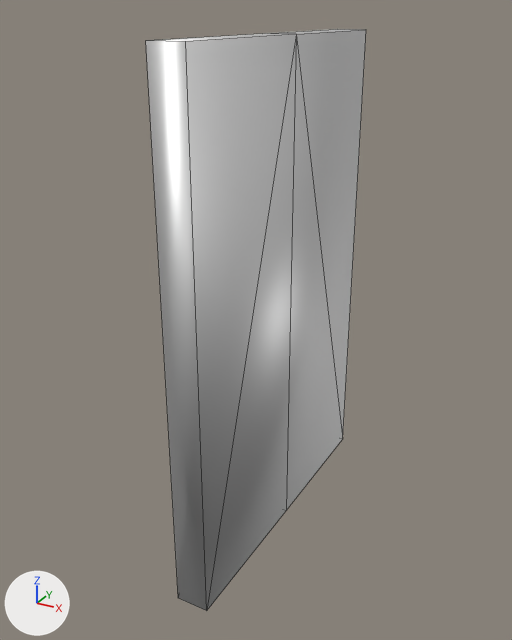
The FBX model Assets/Models/Workspace/Office_Wall.fbx: old version first, new version second.
Before and after are seen from a camera (50 mm lens) standing at (1.7, -2.51, 3.12) and looking at (-0.18, 0.91, 1.41). The axes (+X, +Y, +Z) are drawn at lower left. The lights are the same throughout. Mesh edges are drawn as thin lines.

In view in the first picture: 'Basic_Wall'.
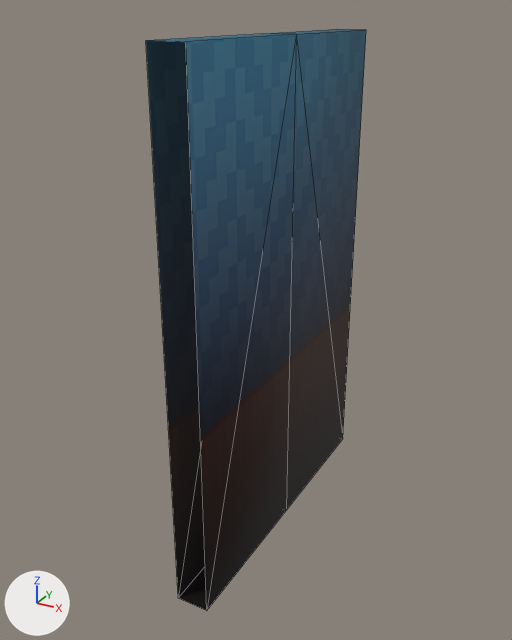
Boxes (x1, y1, x2, y2) around the edits, measured in the pictures (512 x 640 px):
'Basic_Wall', surface changed, reshaped
    both: (146, 29, 366, 611)
part 1 of me_basic_wall, deleted
    before: (146, 41, 207, 611)

The change in detail:
Picture 'T_WallFloor_BC.png' (img_t_wallfloor_bc_png) is new.
In material 'M_WallFloor.001' (mat_m_wallfloor_001), base_color is no longer (0.8, 0.8, 0.8), white #e7e7e7.
In material 'M_WallFloor.001' (mat_m_wallfloor_001), metallic goes from 1.0 to 0.0.
In material 'M_WallFloor.001' (mat_m_wallfloor_001), texture is now set to img_t_wallfloor_bc_png.
In material 'M_WallFloor.001' (mat_m_wallfloor_001), roughness goes from 0.553 to 0.768.
me_basic_wall is used by ob_basic_wall; location (0.0, 0.0, 0.0).
Verts and faces of me_basic_wall; kept vertices keep their numbers, new ones are numbered from 12.
Before the commit, vertices of me_basic_wall: 1 (0.0, 0.0, 0.0) at pixel (206, 610), 3 (0.0, 0.0, 3.0) at pixel (185, 41), 7 (-0.2, 0.0, 0.0) at pixel (178, 598), 9 (-0.2, 0.0, 3.0) at pixel (145, 40).
me_basic_wall had 12 vertices, 14 faces and spanned x -0.2..0.0, y 0.0..2.0, z 0.0..3.0.
me_basic_wall now has 12 vertices, 12 faces and spans x -0.2..0.0, y 0.0..2.0, z 0.0..3.0.
Part 1, on me_basic_wall:
Faces deleted: (1, 3, 9, 7).
